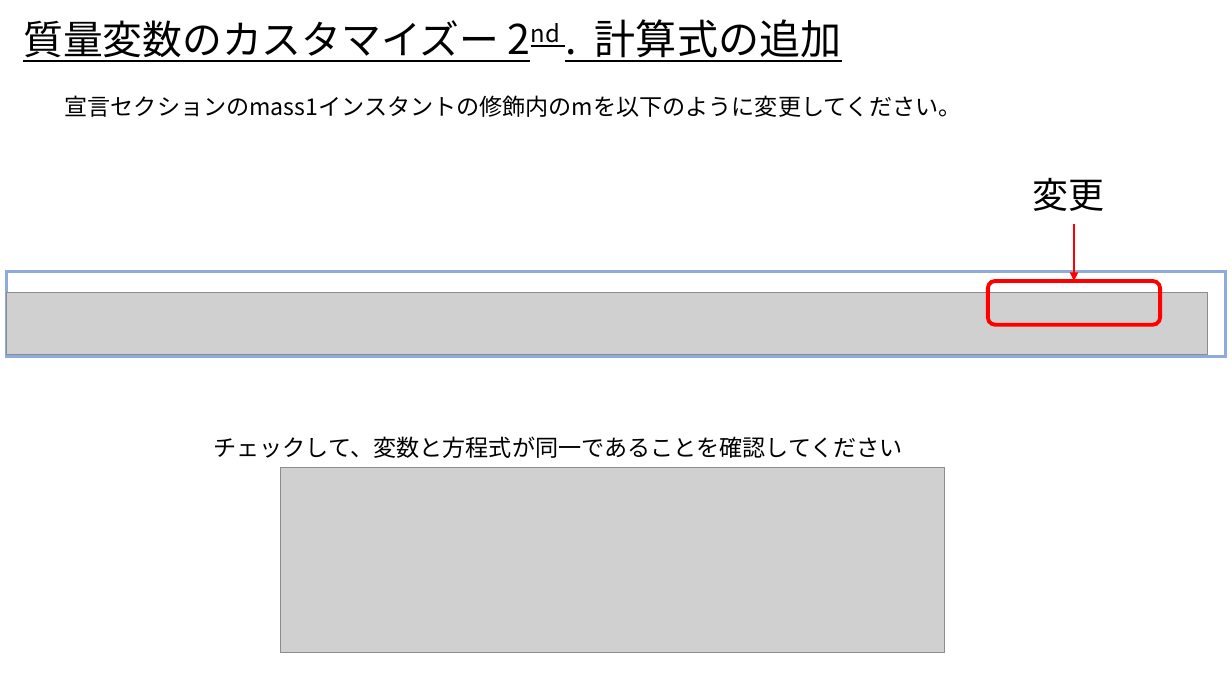
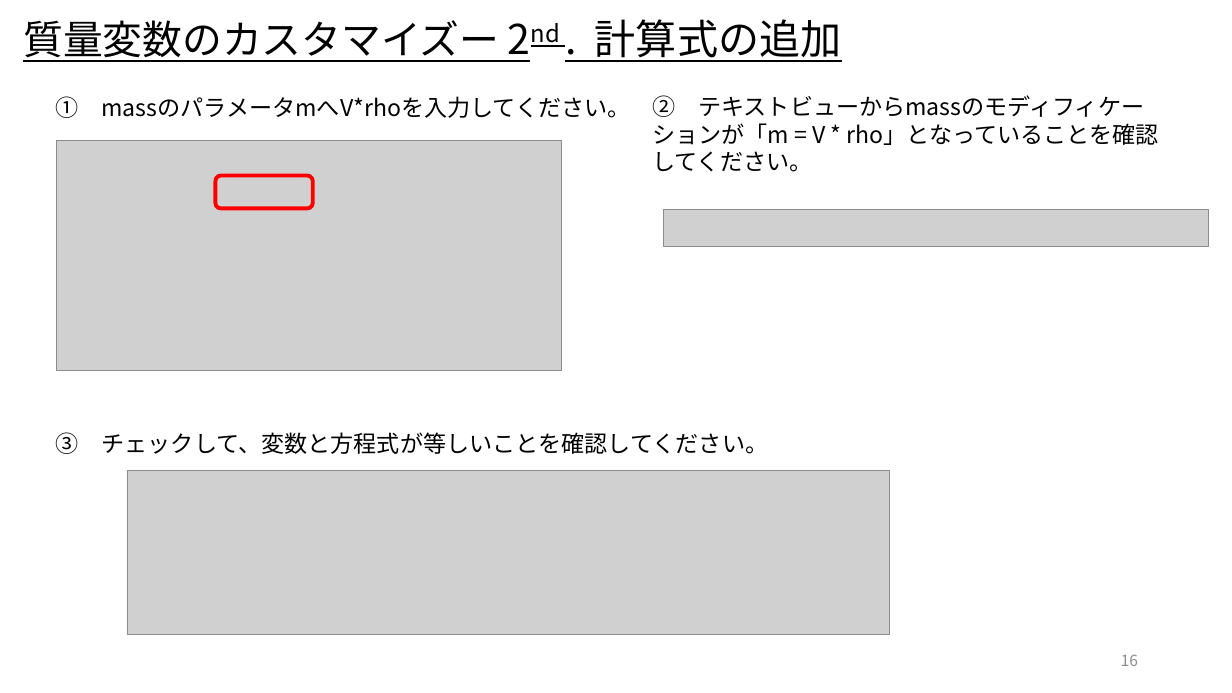
Before and after one commit to UedaShigenori/OpenModelica_Tutorials_Ja, a slide deck: slide 16 of 3_CustomizeModel1_AddParameter/OpenModelica_Tutorials_3.pptx (slide 15 before the commit). Drawn at 1232x693 pixels with LibreOffice and Linux fonts; fonts in the diff are those of the drawing; grey boxes stand for pictures. Boxes give left, top, right and bottom in pixels: in the first picture for what was removed or moved away, otherwise in the second. Text is boxed around its words. In the diff, an @@ line names an element or a change of style, - is before the commit and + after.

```diff
--- a/3_CustomizeModel1_AddParameter/OpenModelica_Tutorials_3.pptx
+++ b/3_CustomizeModel1_AddParameter/OpenModelica_Tutorials_3.pptx
@@ text at [55,96,631,118]: text changed @@
-宣言セクションのmass1インスタントの修飾内のmを以下のように変更してください。
+① massのパラメータmへV*rhoを入力してください。
@@ text added at [652,95,1159,172], 18 pt, text #000000 @@
+② テキストビューからmassのモディフィケーションが「m = V * rho」となっていることを確認してください。
@@ picture added at [56,140,561,371] @@
@@ rounded rectangle added at [215,176,312,209], outline #FF0000 3 pt @@
@@ text removed at [1032,177,1104,211] @@
-変更
@@ picture added at [665,210,1210,247] @@
@@ arrow removed from (1074, 225) to (1074, 281) @@
@@ rectangle removed at [6,272,1226,358] @@
@@ picture removed at [6,293,1207,355] @@
@@ rounded rectangle removed at [988,281,1160,324] @@
@@ text at [55,432,769,454]: text changed @@
-チェックして、変数と方程式が同一であることを確認してください
+③ チェックして、変数と方程式が等しいことを確認してください。
@@ picture: place and size @@
-picture at [281,468,945,653]
+picture at [127,470,890,635]
@@ page number added at [1121,654,1138,666], 12 pt, text #8C8C8C @@
+16
```
Also in this commit, not shown: 16 other slides changed, 1 slide added, 17 other files.
